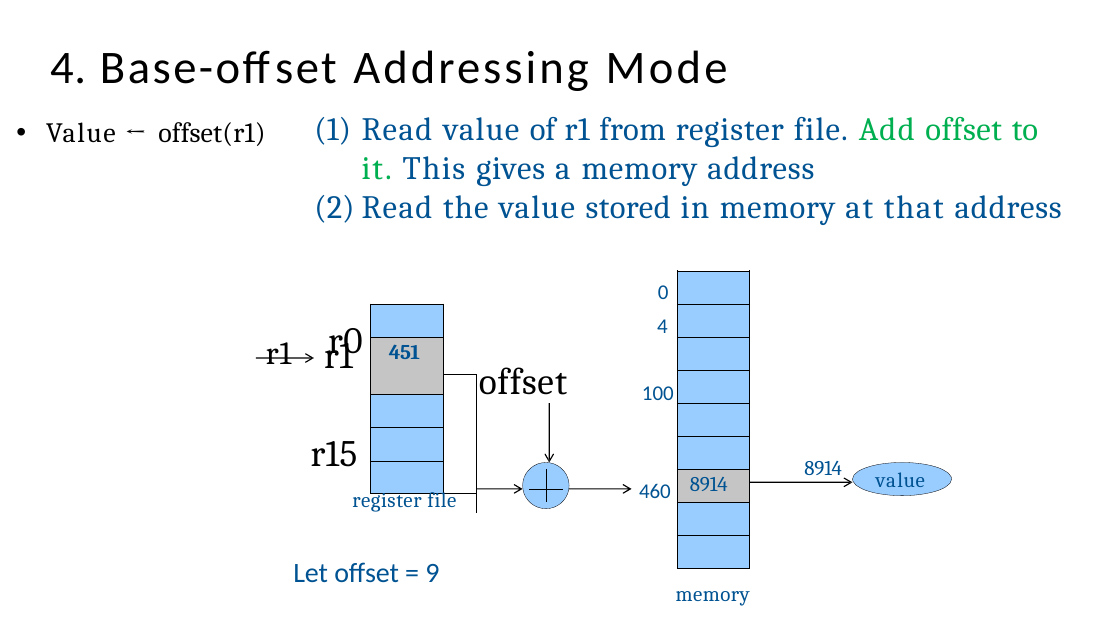
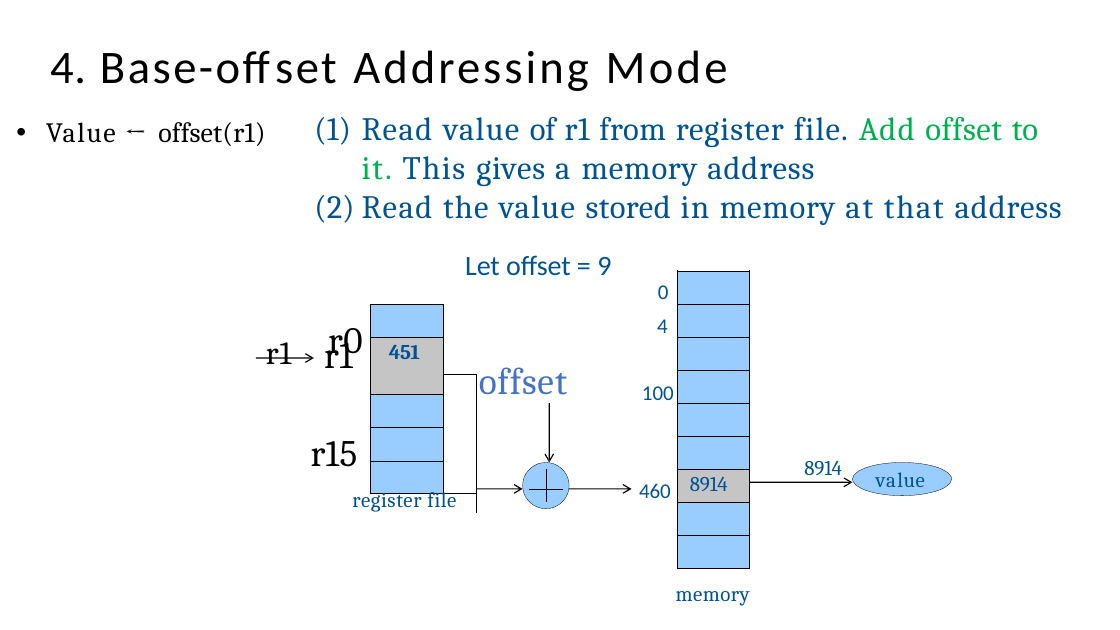
Before and after one commit to PG-DESD/CDAC_Sharing_Data, a slide deck: slide 26 of Microprocessor/TheoryLectures/RISC-V_Theory.pptx. Drawn at 1120x630 pixels with LibreOffice and Linux fonts; fonts in the diff are those of the drawing. Boxes give left, top, right and bottom in pixels: in the first picture for what was removed or moved away, otherwise in the second. Text is boxed around its words. In the diff, an @@ line names an element or a change of style, - is before the commit and + after.

```diff
--- a/Microprocessor/TheoryLectures/RISC-V_Theory.pptx
+++ b/Microprocessor/TheoryLectures/RISC-V_Theory.pptx
@@ text "Let offset = 9": place and size @@
-text "Let offset = 9" at box(293, 562, 439, 583)
+text "Let offset = 9" at box(465, 255, 611, 276)
@@ text "offset" at box(479, 367, 567, 395): text colour #000000 to #4472C4 @@
```
Also in this commit, not shown: 17 other slides changed, 17 slides added, 1 slide removed.
